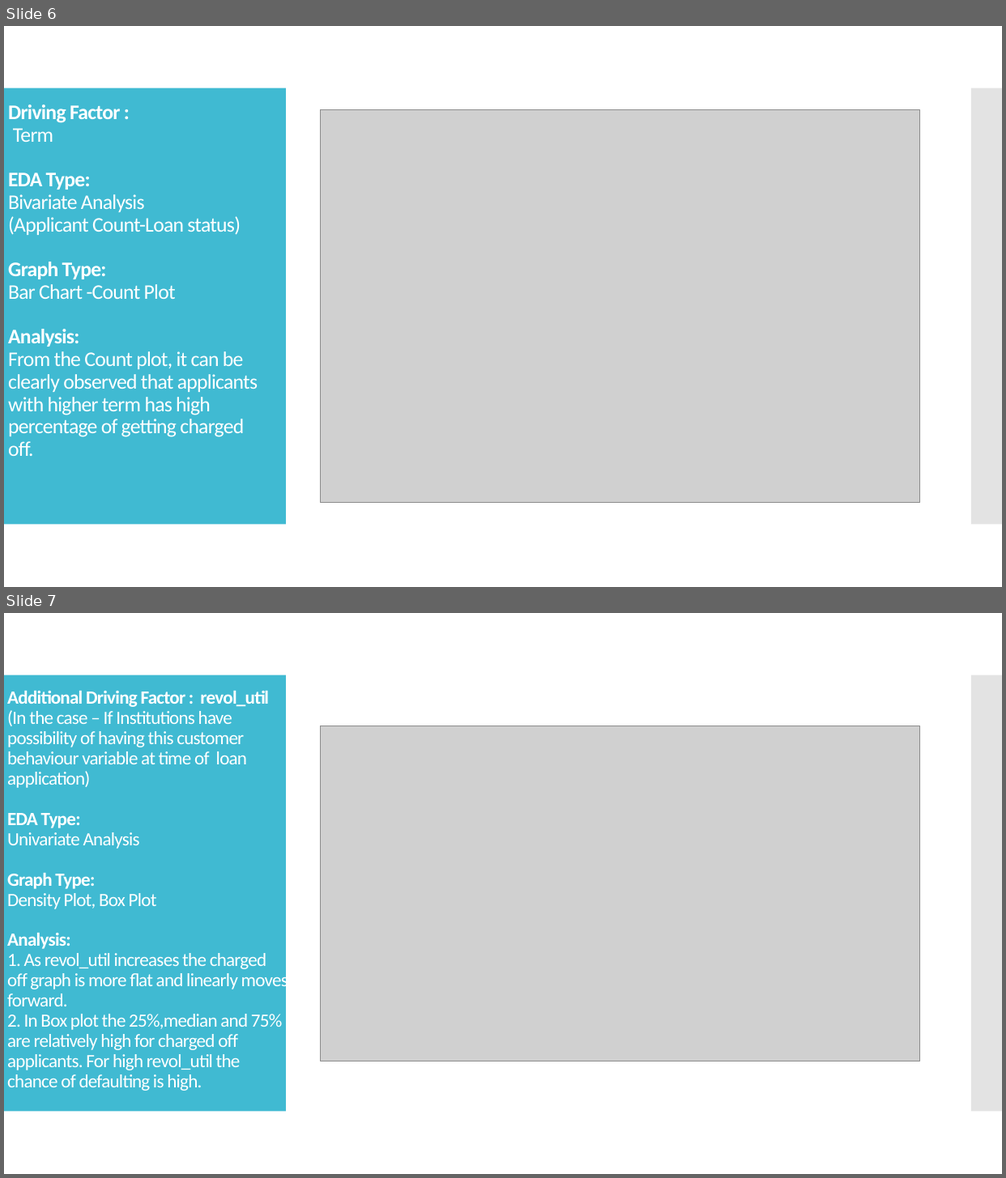
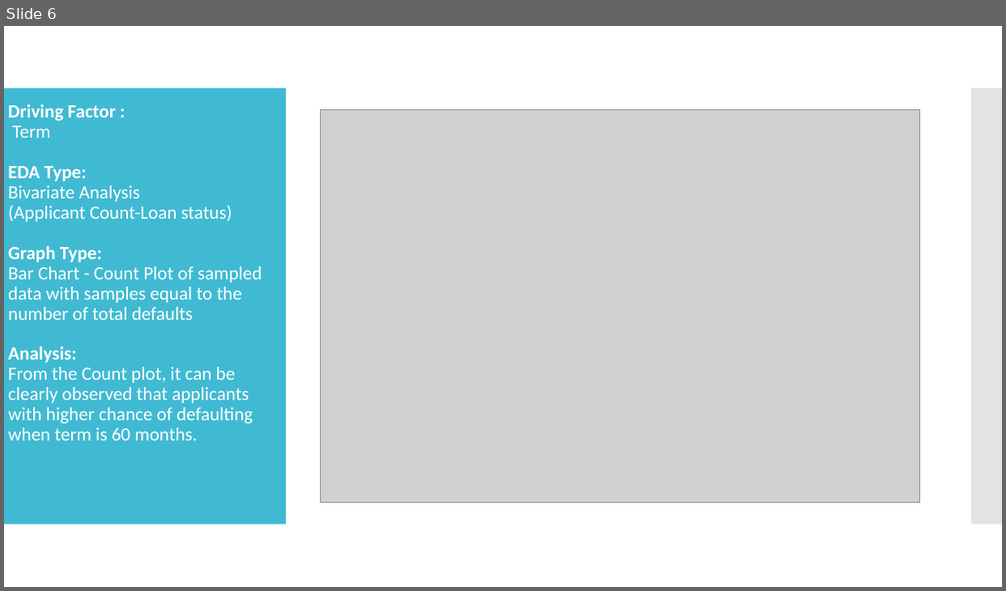
Before and after one commit to Tyagi0502/Lending-Club-Case-Study, a slide deck: Case Study.pptx. Shown one above the other, each under a label of ours: slides 6 and 7 before the commit, slide 6 after it. The pictures are 1006x1178 and 1006x591 pixels, drawn with LibreOffice and Linux fonts; fonts in the diff are those of the drawing; grey boxes stand for pictures. Boxes give left, top, right and bottom in pixels: in the first picture for what was removed or moved away, otherwise in the second. Text is boxed around its words. In the diff, an @@ line names an element or a change of style, - is before the commit and + after.

```diff
--- a/Case Study.pptx
+++ b/Case Study.pptx
@@ slide 7 removed at [4, 613, 1002, 1174], background #FFFFFF; not listed: 2 template elements that a slide beside it also shows @@
@@ title removed at [7, 691, 288, 1091] @@
-Additional Driving Factor : revol_util
-(In the case – If Institutions have possibility of having this customer behaviour variable at time of loan application)
-EDA Type:
-Univariate Analysis
-Graph Type:
-Density Plot, Box Plot
-Analysis:
-1. As revol_util increases the charged off graph is more flat and linearly moves forward.
-2. In Box plot the 25%,median and 75% are relatively high for charged off applicants. For high revol_util the chance of defaulting is high.
@@ picture removed at [321, 726, 919, 1061] @@
@@ slide 6 changed as well @@
@@ title at [8, 105, 262, 441]: text changed; size 20 to 18 pt @@
-Driving Factor :
-Term
-EDA Type:
-Bivariate Analysis
-(Applicant Count-Loan status)
-Graph Type:
-Bar Chart -Count Plot
-Analysis:
-From the Count plot, it can be clearly observed that applicants with higher term has high percentage of getting charged off.
+Driving Factor :
+Term
+EDA Type:
+Bivariate Analysis
+(Applicant Count-Loan status)
+Graph Type:
+Bar Chart - Count Plot of sampled data with samples equal to the number of total defaults
+Analysis:
+From the Count plot, it can be clearly observed that applicants with higher chance of defaulting when term is 60 months.
```
Also in this commit, not shown: 6 other slides changed, 1 slide added, 1 other file.
